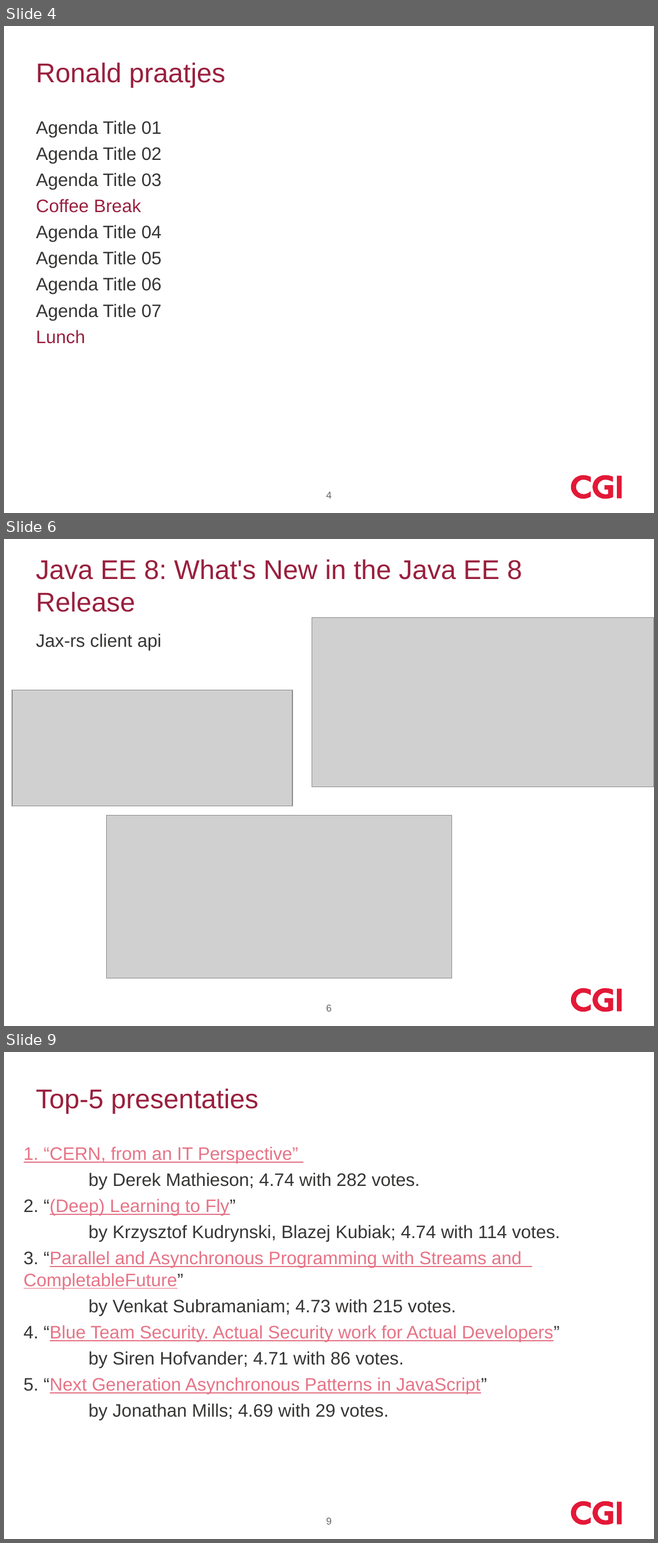
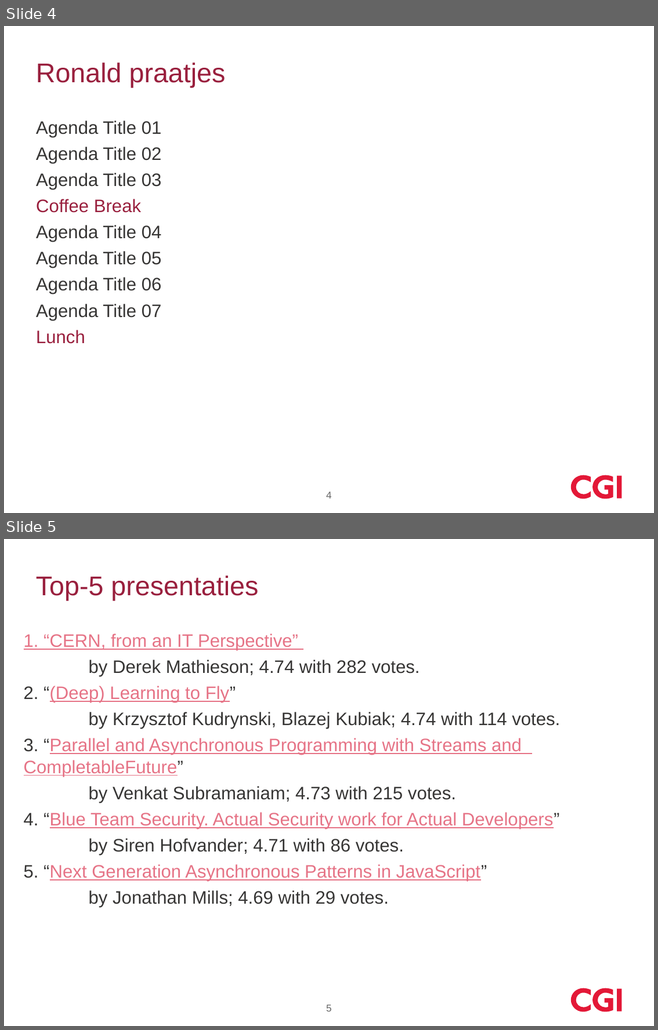
Before and after one commit to koosdrost/GeneralDir, a slide deck: devoxx_2017_cgi.pptx. Shown one above the other, each under a label of ours: slides 4, 6 and 9 before the commit, slides 4 and 5 after it; the slides between them are not shown. The pictures are 658x1543 and 658x1030 pixels, drawn with LibreOffice and Linux fonts; fonts in the diff are those of the drawing; grey boxes stand for pictures; background and template pictures are left out. Boxes give left, top, right and bottom in pixels: in the first picture for what was removed or moved away, otherwise in the second. Text is boxed around its words. In the diff, an @@ line names an element or a change of style, - is before the commit and + after.

```diff
--- a/devoxx_2017_cgi.pptx
+++ b/devoxx_2017_cgi.pptx
@@ slide 6 removed at (4,539,654,1026), background #FFFFFF; not listed: 3 template elements that a slide beside it also shows @@
@@ title removed at (36,559,522,612) @@
-Java EE 8: What's New in the Java EE 8 Release
@@ picture removed at (312,618,654,787) @@
@@ text removed at (36,634,162,650) @@
-Jax-rs client api
@@ picture removed at (13,690,292,806) @@
@@ picture removed at (107,816,452,979) @@
@@ page number removed at (326,1005,332,1012) @@
-6
@@ what was slide 9 is now slide 5 @@
@@ page number at (326,1005,332,1012): text changed @@
-9
+5
```
Also in this commit, not shown: 3 other slides removed.
